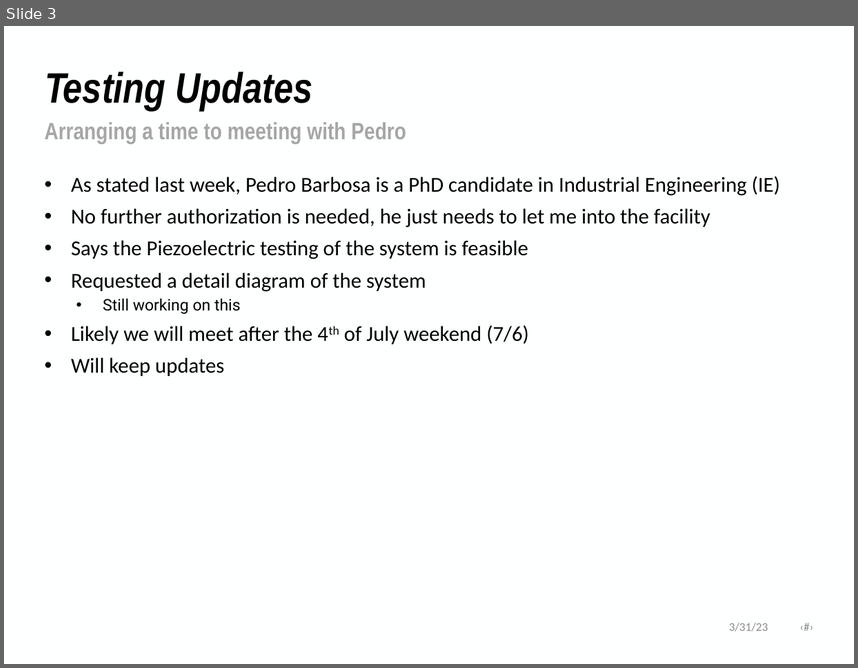
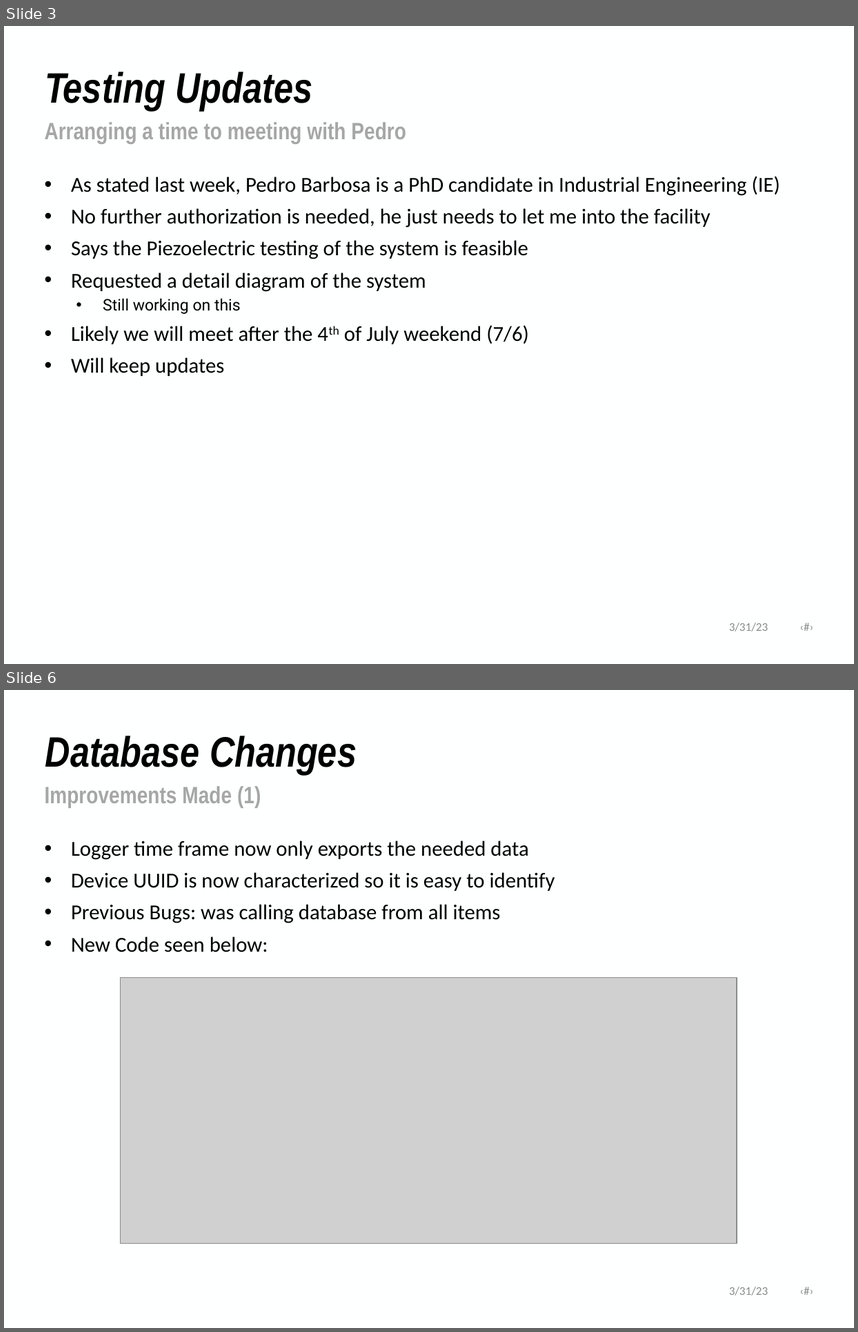
Before and after one commit to NHuang58/Biomedical_Device_PCB, a slide deck: Documentation/Slides/Weekly-Report-06-29-2026.pptx. Shown one above the other, each under a label of ours: slide 3 before the commit, slides 3 and 6 after it; the slides between them are not shown. The pictures are 858x668 and 858x1332 pixels, drawn with LibreOffice and Linux fonts; fonts in the diff are those of the drawing; grey boxes stand for pictures; background and template pictures are left out. Boxes give left, top, right and bottom in pixels: in the first picture for what was removed or moved away, otherwise in the second. Text is boxed around its words. In the diff, an @@ line names an element or a change of style, - is before the commit and + after.

```diff
--- a/Documentation/Slides/Weekly-Report-06-29-2026.pptx
+++ b/Documentation/Slides/Weekly-Report-06-29-2026.pptx
@@ slide 6 added at box(4, 690, 854, 1328), background #FEFFFF @@
@@ title added at box(45, 736, 357, 775), 36 pt, text #000000, bold, italic @@
+Database Changes
@@ text added at box(45, 786, 261, 808), 20 pt, text #A6A6A6, bold @@
+Improvements Made (1)
@@ text added at box(71, 840, 555, 952), 18 pt, text #000000 @@
+• Logger time frame now only exports the needed data
+• Device UUID is now characterized so it is easy to identify
+• Previous Bugs: was calling database from all items
+• New Code seen below:
@@ picture added at box(121, 977, 737, 1243) @@
@@ text added at box(729, 1286, 768, 1295), 10 pt, text #8C8C8C @@
+3/31/23 ‹#›
```
Also in this commit, not shown: 4 slides changed, 1 other slide added, 2 other files.
